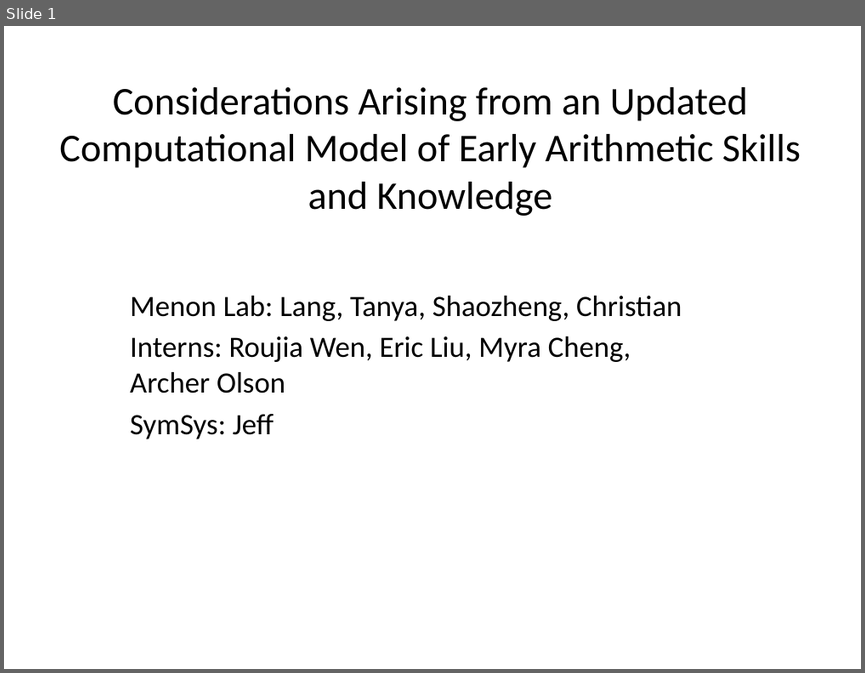
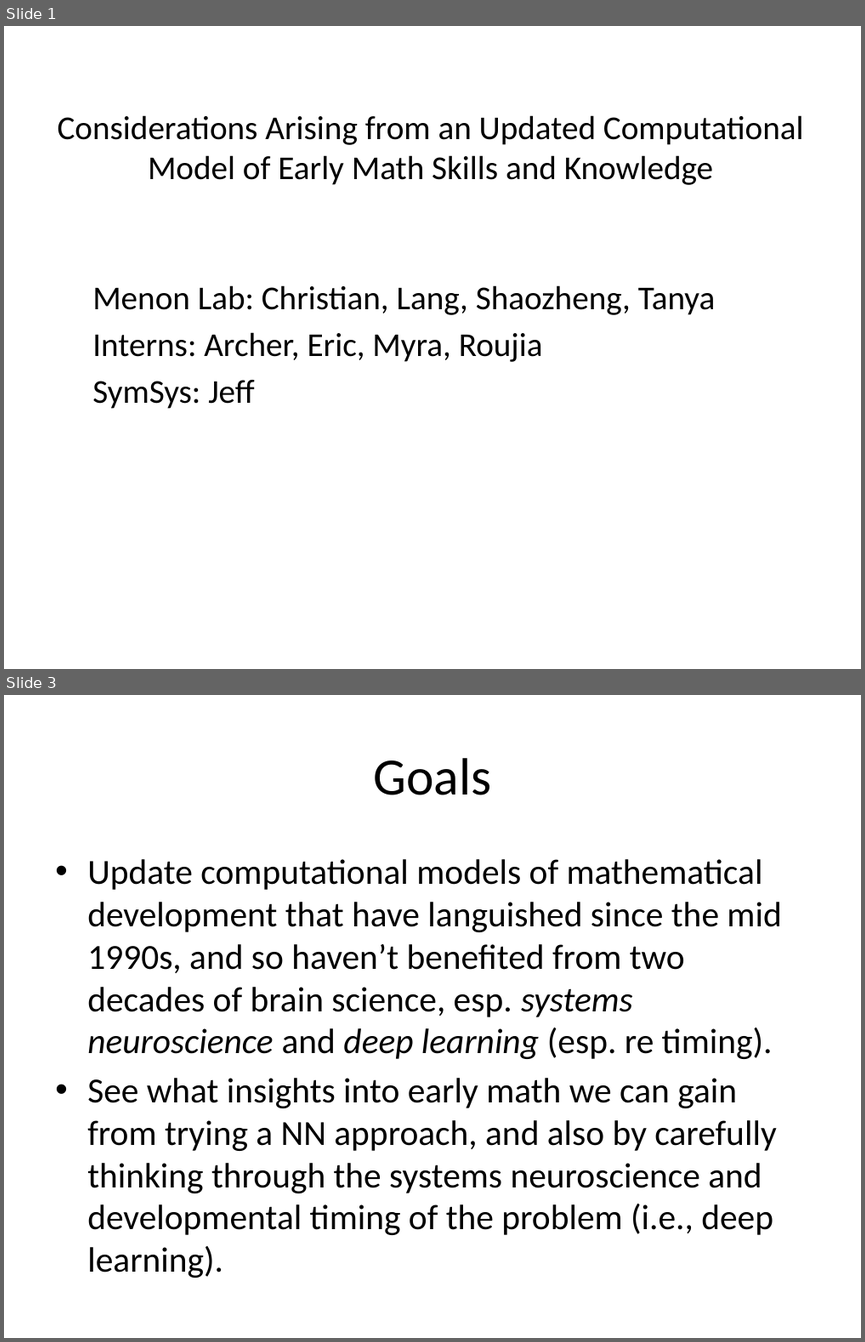
Before and after one commit to jeffshrager/scads2015, a slide deck: 201608LabPresentation.pptx. Shown one above the other, each under a label of ours: slide 1 before the commit, slides 1 and 3 after it; the slides between them are not shown. The pictures are 865x673 and 865x1342 pixels, drawn with LibreOffice and Linux fonts; fonts in the diff are those of the drawing. Boxes give left, top, right and bottom in pixels: in the first picture for what was removed or moved away, otherwise in the second. Text is boxed around its words. In the diff, an @@ line names an element or a change of style, - is before the commit and + after.

```diff
--- a/201608LabPresentation.pptx
+++ b/201608LabPresentation.pptx
@@ slide 3 added at bbox=[4, 695, 861, 1338], background #FFFFFF @@
@@ title added at bbox=[373, 758, 491, 795], 44 pt, text #000000 @@
+Goals
@@ text added at bbox=[87, 859, 781, 1277], 29.6 pt, text #000000 @@
+• Update computational models of mathematical development that have languished since the mid 1990s, and so haven’t benefited from two decades of brain science, esp. systems neuroscience and deep learning (esp. re timing).
+• See what insights into early math we can gain from trying a NN approach, and also by carefully thinking through the systems neuroscience and developmental timing of the problem (i.e., deep learning).
@@ slide 1 changed as well @@
@@ title at bbox=[58, 115, 804, 185]: text changed; size 33 to 28 pt @@
-Considerations Arising from an Updated Computational Model of Early Arithmetic Skills and Knowledge
+Considerations Arising from an Updated Computational Model of Early Math Skills and Knowledge
@@ subtitle "Menon Lab: Christian, Lang, Shaozheng, ...": place and size @@
-subtitle "Menon Lab: Christian, Lang, Shaozheng, ..." at bbox=[130, 295, 681, 439]
+subtitle "Menon Lab: Christian, Lang, Shaozheng, ..." at bbox=[92, 285, 715, 408]
@@ subtitle at bbox=[92, 285, 715, 362]: text changed; size 24.8 to 28 pt @@
-Menon Lab: Lang, Tanya, Shaozheng, Christian
-Interns: Roujia Wen, Eric Liu, Myra Cheng, Archer Olson
+Menon Lab: Christian, Lang, Shaozheng, Tanya
+Interns: Archer, Eric, Myra, Roujia
@@ subtitle at bbox=[92, 380, 254, 408]: size 24.8 to 28 pt in "SymSys: Jeff" @@
```
Also in this commit, not shown: 1 other slide changed, 5 other slides added, 1 slide removed.
